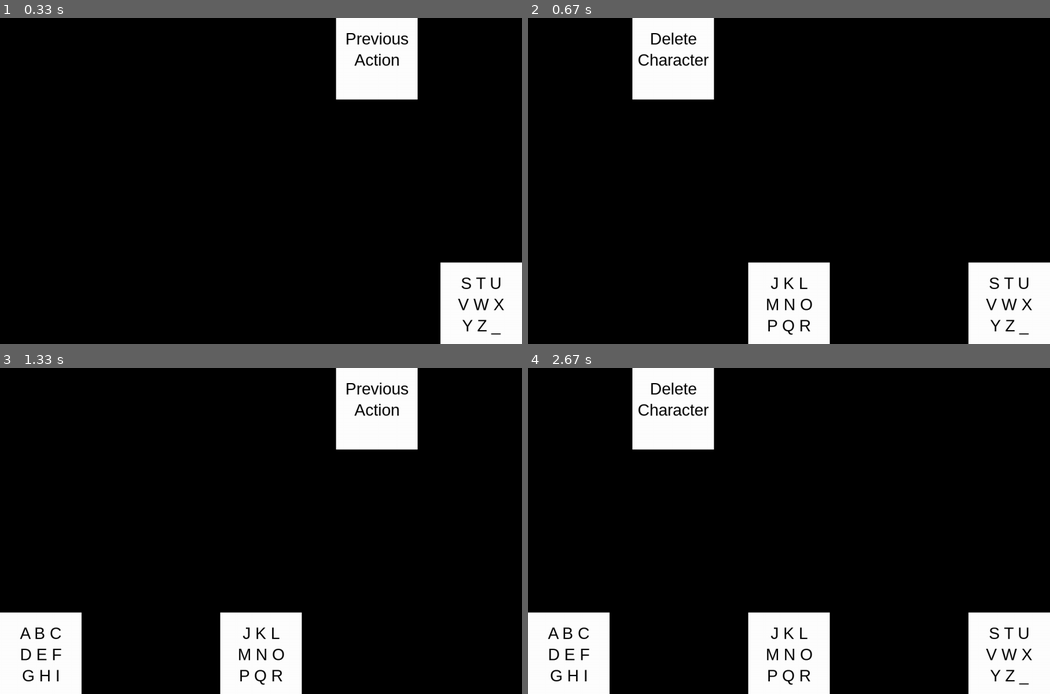
Above: before the commit, frames 1-4 (two rows, left to right).
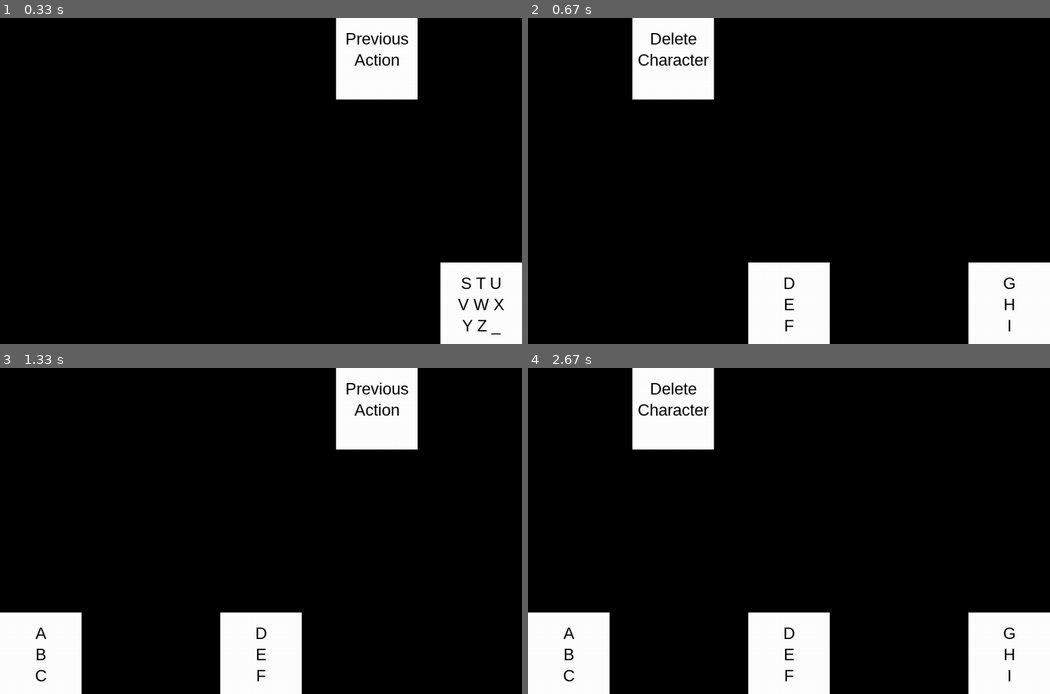
Above: after the commit, the same moments.

Repository: Neurotech-X-Columbia/SSVEP-Speller
Game: pygame game, started from main.py
Two runs of this game, one before a commit and one after it. Both use one fixed random seed, a clock stepped at 60 frames per second and the inputs below.
Inputs:
- Up to frame 1 (0.33 s): no input
- Up to frame 2 (0.67 s): tap A at 0.33 s
- Up to frame 3 (1.33 s): no input
- Up to frame 4 (2.67 s): no input

Frame 1 is identical in both runs. In frame 2, 0.6% of the frame differs, in the area x 45-97%, y 79-98%; in frame 3, 0.7%; in frame 4, 1.0%, in the area x 3-97%, y 79-98%.

Commit message:
Added transitions and documentation

Diff:
--- a/flicky.py
+++ b/flicky.py
@@ -11,7 +11,9 @@
     text = font.render(l, True, (0, 255, 0))
     return text
 
-COLORS = [square(0), square(1)]
+COLORS = [square(0), square(1)] #first square is black like the rest
+                                #of the screen, while the other is white
+                                #this is what produces the flashes.
 
 class Flicky(object):
     def __init__(self, x, y, typ):
@@ -24,13 +26,29 @@
         self.round = 0
 
     def process(self):
+        '''
+        This updates the clock by one to allow coms alternate between black and white
+
+        '''
         self.clock = self.clock + 1
         self.comDriver()
 
     def draw(self, screen):
+        '''
+        Draws a white or black box on the screen at the position x, y
+
+        '''
         screen.blit(COLORS[self.img_index], (self.x, self.y))
 
     def comDriver(self):
+        '''
+        This method sets the frequency given the type.
+
+        Returns
+        -------
+        None.
+
+        '''
         if self.typ == 1:
             self.com1();
         elif self.typ == 2:
@@ -43,6 +61,16 @@
             self.com5()
 
     def com1(self):
+        '''
+        This method alternates between two images, a blank image.
+        It changes image 1 after 5 seconds then changes image 2 after 4.
+        From here, the frequency can be calculated.
+
+        Returns
+        -------
+        None.
+
+        '''
         if self.img_index == 1 and self.clock >= 5:
             self.clock = 0
             self.img_index = 0
--- a/letters.py
+++ b/letters.py
@@ -7,31 +7,71 @@
 
 OPTION_A = [['A B C/D E F/G H I', 'J K L/M N O/P Q R', 'S T U/V W X/Y Z _']]
 
-OPTION_B = [['A B C', 'D E F', 'G H I'],
-            ['J K L', 'M N O', 'P Q R'],
-            ['S T U', 'V W X', 'Y Z _']]
+OPTION_B = [['A/B/C', 'D/E/F', 'G/H/I'],
+            ['J/K/L', 'M/N/O', 'P/Q/R'],
+            ['S/T/U', 'V/W/X', 'Y/Z/_']]
 
-OPTION_C = [['A', 'B', 'C'],
-            ['D', 'E', 'F'],
-            ['G', 'H', 'I'],
-            ['J', 'K', 'L'],
-            ['M', 'N', 'O'],
-            ['P', 'Q', 'R'],
-            ['S', 'T', 'U'],
-            ['V', 'W', 'X'],
-            ['Y', 'Z', '_']]
+OPTION_C = [[' /A/ ', ' /B/ ', ' /C/ '],
+            [' /D/ ', ' /E/ ', ' /F/ '],
+            [' /G/ ', ' /H/ ', ' /I/ '],
+            [' /J/ ', ' /K/ ', ' /L/ '],
+            [' /M/ ', ' /N/ ', ' /O/ '],
+            [' /P/ ', ' /Q/ ', ' /R/ '],
+            [' /S/ ', ' /T/ ', ' /U/ '],
+            [' /V/ ', ' /W/ ', ' /X/ '],
+            [' /Y/ ', ' /Z/ ', ' /_/ ']]
 
 OPTION_D = ['Delete/Character', 'Previous/Action']
 
 ALL_LETTERS = [OPTION_A, OPTION_B, OPTION_C]
 
+def isValidQuery(query, collection):
+    if query >= len(collection):
+        return False
+    return True
+
 class Letters(object):
     def __init__(self, option, index, locations):
+        '''
+
+
+        Parameters
+        ----------
+        option : int
+            The set of letters to use
+        index : int
+            The subset of letterd to display based on the users selection.
+        locations : tuple
+            The location on the screen (x,y).
+
+        Returns
+        -------
+        None.
+
+        '''
         self.option = option
-        self.letters = ALL_LETTERS[option][index]
+        self.letters = ALL_LETTERS[option][index]  if isValidQuery(option, ALL_LETTERS) and isValidQuery(index, ALL_LETTERS[option]) else []
         self.locations = locations
 
+    def isValid(self):
+        if self.letters == []:
+            return False
+        return True
+
     def draw(self, screen):
+        '''
+        This draws the letters on top of
+
+        Parameters
+        ----------
+        screen : TYPE
+            DESCRIPTION.
+
+        Returns
+        -------
+        None.
+
+        '''
         allOptions = self.letters + OPTION_D
         i = 0
 
--- a/main.py
+++ b/main.py
@@ -13,23 +13,43 @@
 addFlicky(3, screen)
 addFlicky(4, screen)
 addFlicky(5, screen)
-
-while done==False:
+option = 0
+user_input = 0
+index = 0
+start_usr_input = 0
+# Note: user ınput ıs and pygame.KEYDOWN are just dummy varıables.
+isValid = True
+while done==False and isValid == True:
 
     for event in pygame.event.get():
         if (event.type == pygame.KEYUP) or (event.type == pygame.KEYDOWN):
             if (event.key == pygame.K_ESCAPE):
                 done = True
+        if event.type == pygame.KEYDOWN:
+            if event.key == pygame.K_a:
+                print('Here')
+                #change text
+                #userInput ıs a number
+                #draws only the boxes
+                option += 1
+                index = start_usr_input + user_input
+                start_usr_input = (option)*user_input*3
+                print(start_usr_input)
+
         if event.type == pygame.QUIT:
             done = True
 
+
+
     screen.fill((0,0,0))
     clock.tick(60) # 16 ms between frames ~ 60FPS
-
+    #QUESTION: If we add more flickies does this change?
     process()
     drawFlickies(screen)
-    drawLetters(0, 0, screen)
+    isValid = drawLetters(option, index, screen)
+    print(isValid)
 
     pygame.display.flip()
 
+
 pygame.quit()
--- a/manager.py
+++ b/manager.py
@@ -4,6 +4,21 @@
 flickies = []
 
 def addFlicky(typ, screen):
+    '''
+    Adds a flicky- a box that flashes on and off- to the screen
+
+    Parameters
+    ----------
+    typ : int
+        1 through 5. It deterimines the location of the boxes
+    screen : pygame.display
+        The screen to display the UI.
+
+    Returns
+    -------
+    None.
+
+    '''
     w, h = screen.get_size()
     x, y = determineLocation(typ, w, h, 200)
 
@@ -11,17 +26,43 @@
     flickies.append(f)
 
 def drawLetters(option, index, screen):
+    '''
+    This method is responsible for placing the letters in the boxes.
+
+    Parameters
+    ----------
+    option : int
+        The ındex of the group of letters to be usıng..
+    index : int
+        The group of letters to draw.
+    screen : pygame.display
+        The screen where everythıng ıs dısplayed.
+
+    Returns
+    -------
+    Boolean
+        Just a method to check whether letters is valid.
+
+    '''
     w, h = screen.get_size()
     locations = allLocations(w, h, 200)
 
     letters = Letters(option, index, locations)
     letters.draw(screen)
+    return letters.isValid()
+
+
 
 def process():
+    '''
+    Adds 1 to each flickies clock
+
+    '''
     for f in flickies:
         f.process()
 
 def drawFlickies(screen):
+
     for f in flickies:
         f.draw(screen)
 
